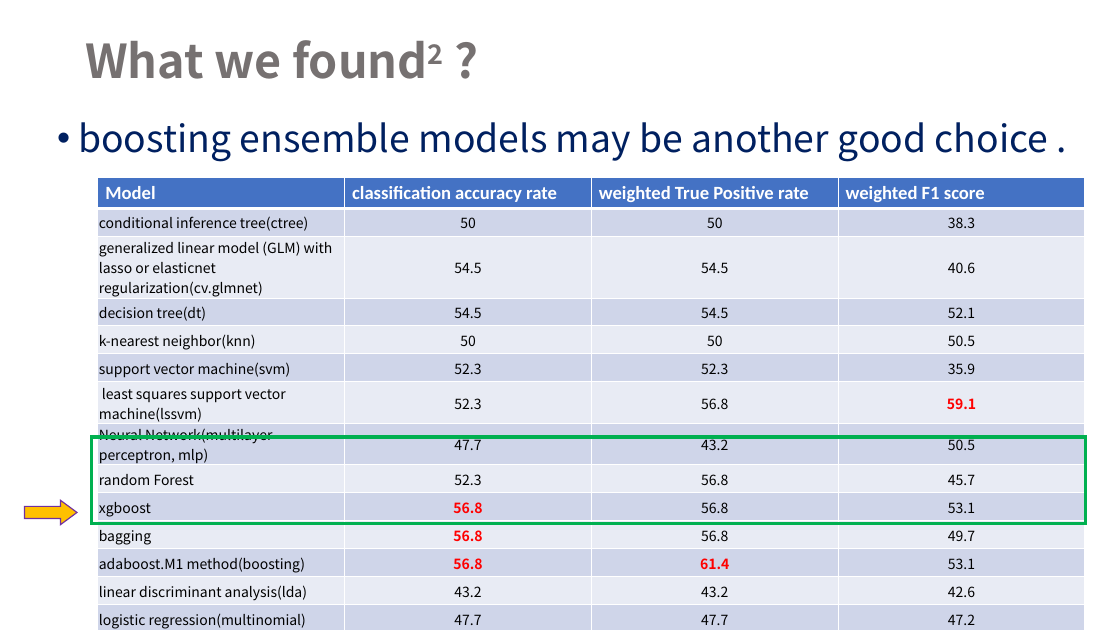
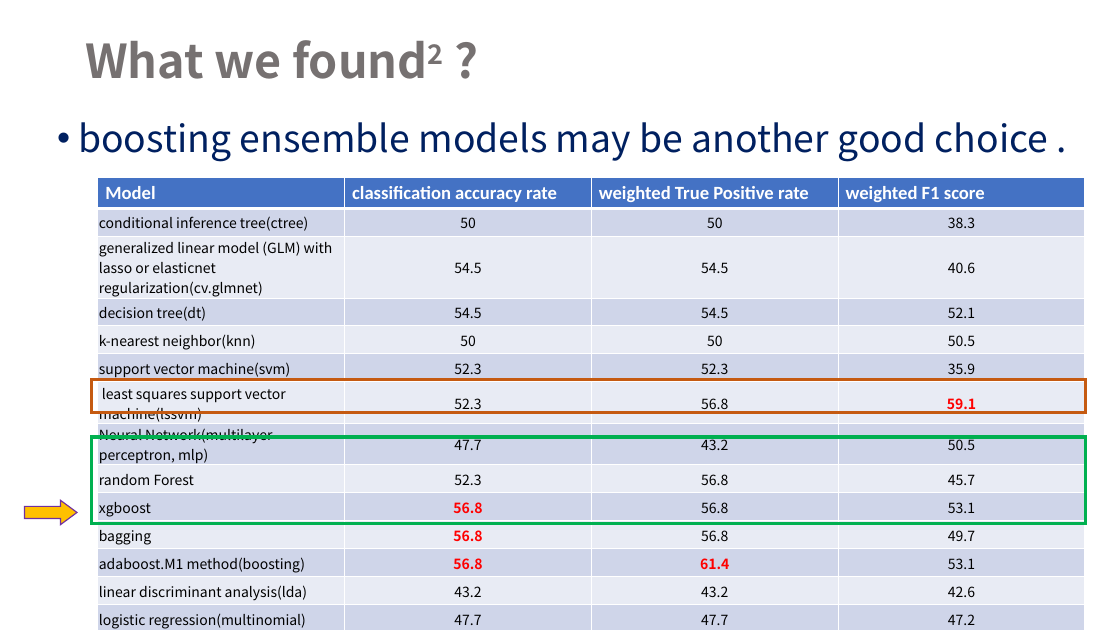
Before and after one commit to 1102-NCCUbioinf/finalproject-final_project_group3, a slide deck: slide 15 of results/final_Project 0616.pptx. Drawn at 1120x630 pixels with LibreOffice and Linux fonts; fonts in the diff are those of the drawing. Boxes give left, top, right and bottom in pixels: in the first picture for what was removed or moved away, otherwise in the second. Text is boxed around its words. In the diff, an @@ line names an element or a change of style, - is before the commit and + after.

```diff
--- a/results/final_Project 0616.pptx
+++ b/results/final_Project 0616.pptx
@@ rectangle added at (92,380,1086,413), outline #C55A11 2.75 pt @@
```
Also in this commit, not shown: 4 other slides changed.
